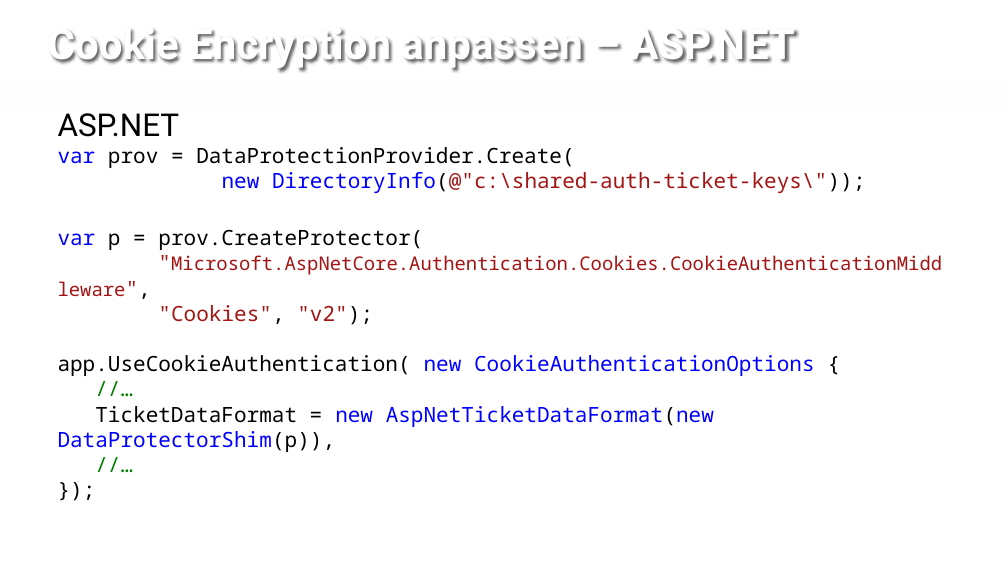
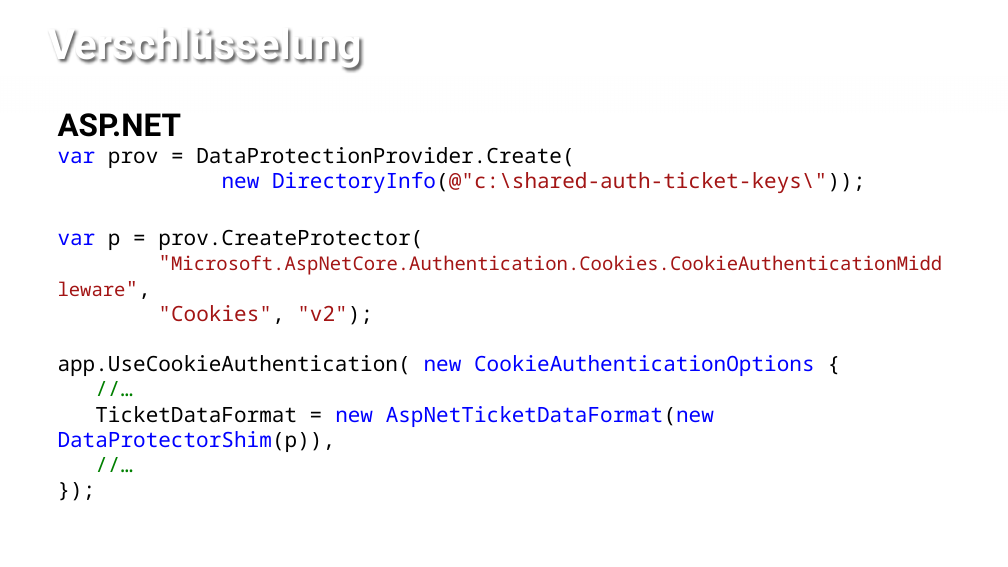
Before and after one commit to rlfkrl/NetCologne2017, a slide deck: slide 14 of slides/open id connect - share cookies.pptx. Drawn at 1008x567 pixels with LibreOffice and Linux fonts; fonts in the diff are those of the drawing; background and template pictures are left out. Boxes give left, top, right and bottom in pixels: in the first picture for what was removed or moved away, otherwise in the second. Text is boxed around its words. In the diff, an @@ line names an element or a change of style, - is before the commit and + after.

```diff
--- a/slides/open id connect - share cookies.pptx
+++ b/slides/open id connect - share cookies.pptx
@@ title at box(48, 29, 362, 69): text changed @@
-Cookie Encryption anpassen – ASP.NET
+Verschlüsselung
@@ text at box(58, 113, 865, 193): bold on in "ASP.NET" @@
```
Also in this commit, not shown: 8 other slides changed, 1 slide added.
